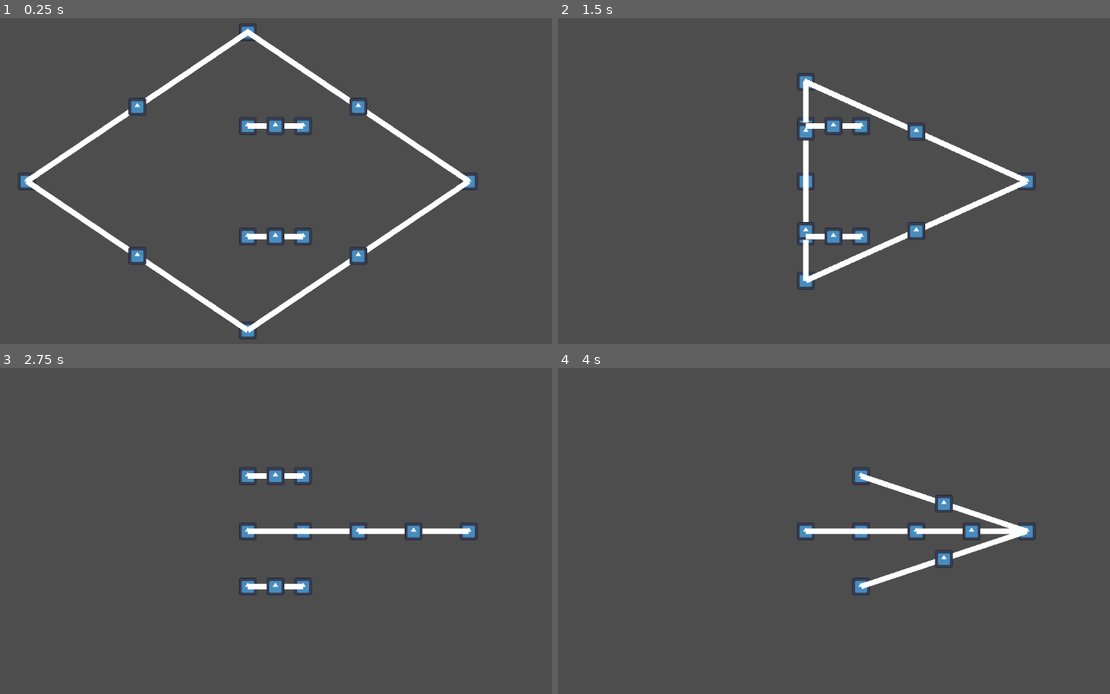
Above: before the commit, frames 1-4 (two rows, left to right).
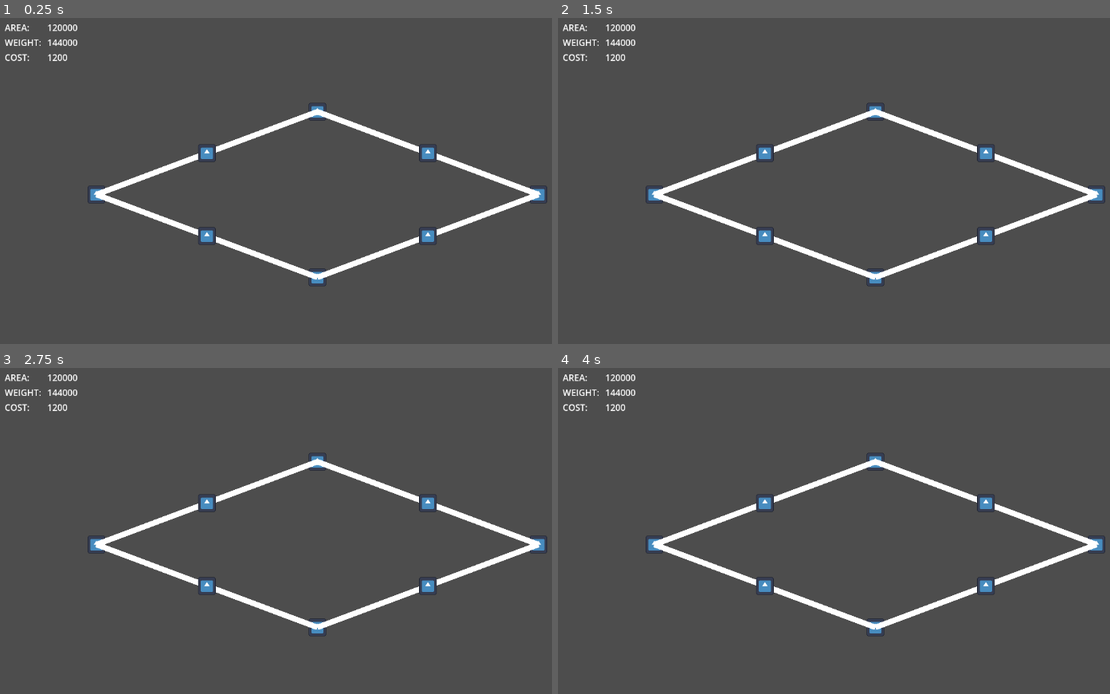
Above: after the commit, the same moments.

Repository: blondeman/vermin-voyage
Game: Godot game, scene res://scenes/main.tscn
Same seed, same stepped clock (60 frames per second), same inputs: the game is played once before the commit and once after it. The engine's default icon, where the game draws it, is replaced by a stand-in: a white triangle on a blue panel in a dark square.
Inputs (mouse positions are in pixels of both pictures, inside the frame that each line leads up to):
- Up to frame 1 (0.25 s): no input
- Up to frame 2 (1.5 s): tap Enter at 0.5 s; drag from (585, 181) to (806, 31) at 0.52 s; tap Space at 1.25 s; drag from (806, 31) to (806, 181) at 1.27 s
- Up to frame 3 (2.75 s): tap Enter at 2 s; right-click (248, 531) at 2.1 s; click (248, 531) at 2.17 s
- Up to frame 4 (4 s): tap Space at 2.75 s; drag from (806, 475) to (861, 586) at 2.77 s; tap Enter at 3.5 s; drag from (861, 531) to (1027, 531) at 3.52 s

The runs differ from the first frame. In frame 1, 8.3% of the frame differs, in the area x 0-100%, y 1-99%; in frame 2, 6.9%; in frame 3, 5.8%; in frame 4, 6.4%.

Commit message:
ship area calculator and basic ui

Diff:
--- /dev/null
+++ b/Vermin-Voyage/scenes/Camera.tscn
@@ -0,0 +1,3 @@
+[gd_scene format=3 uid="uid://db1f1ali2k0x6"]
+
+[node name="Camera" type="Camera2D"]
--- a/Vermin-Voyage/scenes/ShipBuilder.tscn
+++ b/Vermin-Voyage/scenes/ShipBuilder.tscn
@@ -1,6 +1,6 @@
-[gd_scene load_steps=2 format=3 uid="uid://bu2nrjghd0kb"]
+[gd_scene load_steps=2 format=3 uid="uid://b344rucchie11"]
 
-[ext_resource type="Script" path="res://scripts/ShipBuilder.gd" id="1_ocnu0"]
+[ext_resource type="Script" path="res://scripts/ShipBuilder/ShipBuilder.gd" id="1_ddpu6"]
 
 [node name="ShipBuilder" type="Node2D"]
-script = ExtResource("1_ocnu0")
+script = ExtResource("1_ddpu6")
--- /dev/null
+++ b/Vermin-Voyage/scenes/ShipBuilderUI.tscn
@@ -0,0 +1,47 @@
+[gd_scene load_steps=2 format=3 uid="uid://cx3qbgysalr2e"]
+
+[ext_resource type="Script" path="res://scripts/ShipBuilder/ShipBuilderUI.gd" id="1_os1ba"]
+
+[node name="ShipBuilderUI" type="CanvasLayer"]
+script = ExtResource("1_os1ba")
+
+[node name="Fake" type="Label" parent="."]
+offset_right = 40.0
+offset_bottom = 26.0
+text = "
+"
+
+[node name="GridContainer" type="GridContainer" parent="."]
+offset_left = 10.0
+offset_top = 10.0
+offset_right = 91.0
+offset_bottom = 96.0
+theme_override_constants/h_separation = 10
+columns = 2
+
+[node name="AreaLabel" type="Label" parent="GridContainer"]
+layout_mode = 2
+text = "Area:"
+uppercase = true
+
+[node name="Area" type="Label" parent="GridContainer"]
+layout_mode = 2
+text = "0"
+
+[node name="WeightLabel" type="Label" parent="GridContainer"]
+layout_mode = 2
+text = "Weight:"
+uppercase = true
+
+[node name="Weight" type="Label" parent="GridContainer"]
+layout_mode = 2
+text = "0"
+
+[node name="CostLabel" type="Label" parent="GridContainer"]
+layout_mode = 2
+text = "Cost:"
+uppercase = true
+
+[node name="Cost" type="Label" parent="GridContainer"]
+layout_mode = 2
+text = "0"
--- a/Vermin-Voyage/scenes/main.tscn
+++ b/Vermin-Voyage/scenes/main.tscn
@@ -1,11 +1,18 @@
-[gd_scene load_steps=3 format=3 uid="uid://0iaipsrkeoas"]
+[gd_scene load_steps=5 format=3 uid="uid://0iaipsrkeoas"]
 
 [ext_resource type="PackedScene" uid="uid://bsrwh1vkbdhdv" path="res://scenes/Ship.tscn" id="1_anyux"]
-[ext_resource type="PackedScene" uid="uid://bu2nrjghd0kb" path="res://scenes/ShipBuilder.tscn" id="1_pirtx"]
+[ext_resource type="PackedScene" uid="uid://b344rucchie11" path="res://scenes/ShipBuilder.tscn" id="1_pirtx"]
+[ext_resource type="PackedScene" uid="uid://db1f1ali2k0x6" path="res://scenes/Camera.tscn" id="3_qxyon"]
+[ext_resource type="PackedScene" uid="uid://cx3qbgysalr2e" path="res://scenes/ShipBuilderUI.tscn" id="4_nlere"]
 
 [node name="Node2D" type="Node2D"]
 
-[node name="ShipBuilder" parent="." node_paths=PackedStringArray("ship") instance=ExtResource("1_pirtx")]
+[node name="ShipBuilder" parent="." node_paths=PackedStringArray("ship", "ui") instance=ExtResource("1_pirtx")]
 ship = NodePath("Ship")
+ui = NodePath("../CanvasLayer")
 
 [node name="Ship" parent="ShipBuilder" instance=ExtResource("1_anyux")]
+
+[node name="Camera" parent="." instance=ExtResource("3_qxyon")]
+
+[node name="CanvasLayer" parent="." instance=ExtResource("4_nlere")]
--- a/Vermin-Voyage/scripts/ShipBuilder.gd
+++ b/Vermin-Voyage/scripts/ShipBuilder/ShipBuilder.gd
@@ -2,21 +2,29 @@
 class_name ShipBuilder
 
 @export var ship: Ship = null
-@export var symmetryLine: float = 300
+@export var symmetryLine: float = 0
+@export var ui: ShipBuilderUI = null
 
-var defaultNodePositions: Array = [Vector2(50,300), Vector2(450,30), Vector2(450,200), Vector2(550,200), Vector2(850,300)]
-var defaultNodeLines: Array = [[0,1], [1,4], [2,3]]
+#var defaultNodePositions: Array = [Vector2(-400,0), Vector2(0,-150), Vector2(-100,-50), Vector2(100,-50), Vector2(400,0)]
+#var defaultNodeLines: Array = [[0,1], [1,4], [2,3]]
+var defaultNodePositions: Array = [Vector2(-400,0), Vector2(0,-150), Vector2(400,0)]
+var defaultNodeLines: Array = [[0,1], [1,2]]
 
 var shipBuilderDrag: ShipBuilderDrag = ShipBuilderDrag.new()
 var shipBuilderControl: ShipBuilderControl = ShipBuilderControl.new()
 var shipLoader: ShipLoader = ShipLoader.new()
 var shipValidator: ShipValidator = ShipValidator.new()
+var shipCalculator: ShipCalculator = ShipCalculator.new()
 
 func _ready():
 	shipBuilderDrag.init(ship, symmetryLine)
 	shipBuilderControl.init(ship)
+	shipCalculator.init(ship)
 
 	ship.build(defaultNodePositions, defaultNodeLines)
+
+	await get_tree().process_frame
+	SetUI()
 
 func _input(event):
 	if event.is_action_released("ship_drag") && shipBuilderDrag.selectedNode != null:
@@ -26,9 +34,17 @@
 		shipLoader.saveShip(ship)
 	if event.is_action_released("ship_load"):
 		shipLoader.loadShip(ship)
+		SetUI()
 
 func _process(delta):
-	shipBuilderDrag.process_drag(get_global_mouse_position())
+	if shipBuilderDrag.selectedNode:
+		shipBuilderDrag.process_drag(get_global_mouse_position())
+		SetUI()
+
+func SetUI():
+	if ui:
+		ui.SetText(shipCalculator.GetCost(), shipCalculator.GetWeight(), shipCalculator.GetArea())
+
 
 func dragNode(node: ShipNode):
 	shipBuilderDrag.dragNode(node)
--- /dev/null
+++ b/Vermin-Voyage/scripts/ShipBuilder/ShipBuilderUI.gd
@@ -0,0 +1,16 @@
+extends CanvasLayer
+class_name ShipBuilderUI
+
+@onready var costText: Label
+@onready var weightText: Label
+@onready var areaText: Label
+
+func _ready():
+	costText = $GridContainer/Cost
+	weightText = $GridContainer/Weight
+	areaText = $GridContainer/Area
+
+func SetText(cost, weight, area):
+	costText.text = str(cost)
+	weightText.text = str(weight)
+	areaText.text = str(area)
--- /dev/null
+++ b/Vermin-Voyage/scripts/ShipCalculator.gd
@@ -0,0 +1,42 @@
+class_name ShipCalculator
+
+var ship: Ship
+
+func init(ship: Ship):
+	self.ship = ship
+
+func GetArea() -> float:
+	var nodes = GetOrderedNodes()
+	var area: float = 0
+	for i in range(len(nodes) - 1):
+		area += GetAreaUnder(nodes[i], nodes[i + 1])
+	return -area * 2
+
+func GetAreaUnder(p1: Vector2, p2: Vector2) -> float:
+	var width = p2.x - p1.x
+	var height = (p2.y + p1.y) / 2
+	return width * height
+
+func GetWeight() -> float:
+	return GetArea() * 1.2
+
+func GetCost() -> float:
+	return round(GetArea() / 100)
+
+func GetOrderedNodes() -> Array:
+	var previousNode = ship.nodes[0]
+	var nodes: Array = [previousNode.position]
+	var previousLine = null
+
+	while previousNode != ship.nodes[-1]:
+		var nodeLines = ship.findLines(previousNode)
+		for line in nodeLines:
+			if line.isMain and line != previousLine:
+				previousLine = line
+				break
+		if previousLine.nodeA == previousNode:
+			previousNode = previousLine.nodeB
+		else:
+			previousNode = previousLine.nodeA
+		nodes.append(previousNode.position)
+	return nodes
Renamed: Vermin-Voyage/scripts/ShipBuilderControl.gd -> Vermin-Voyage/scripts/ShipBuilder/ShipBuilderControl.gd
Renamed: Vermin-Voyage/scripts/ShipBuilderDrag.gd -> Vermin-Voyage/scripts/ShipBuilder/ShipBuilderDrag.gd
Renamed: Vermin-Voyage/ShipLoader.gd -> Vermin-Voyage/scripts/ShipBuilder/ShipLoader.gd
Renamed: Vermin-Voyage/ShipValidator.gd -> Vermin-Voyage/scripts/ShipBuilder/ShipValidator.gd
